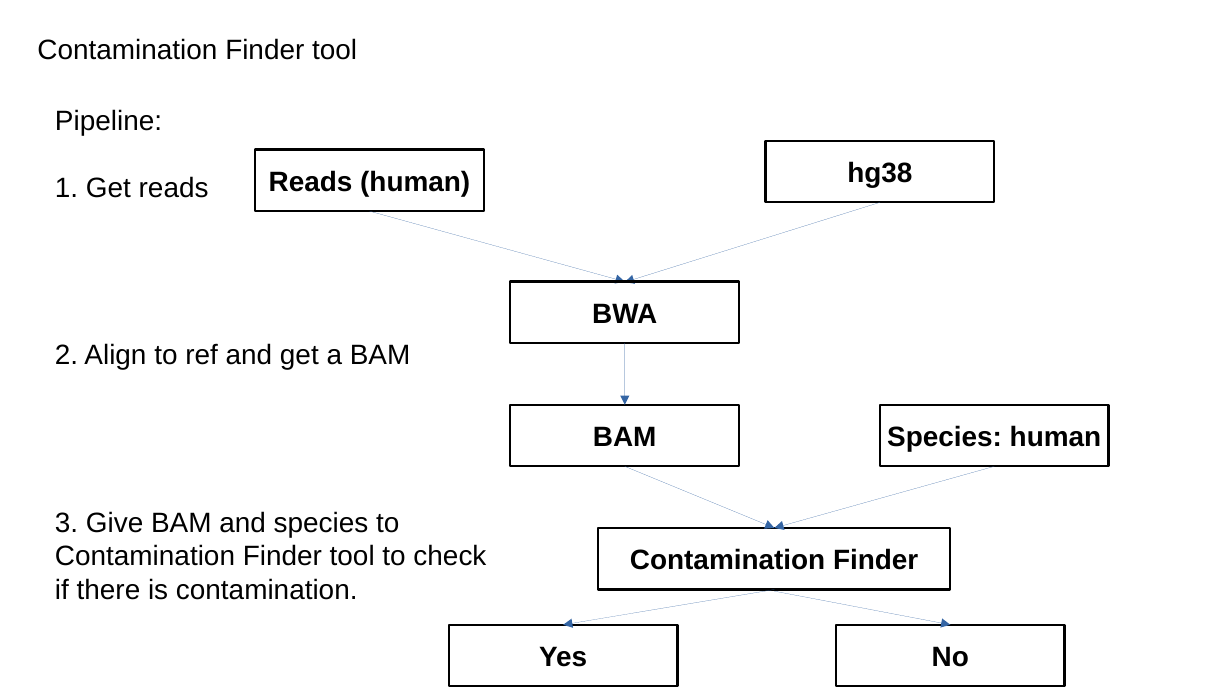
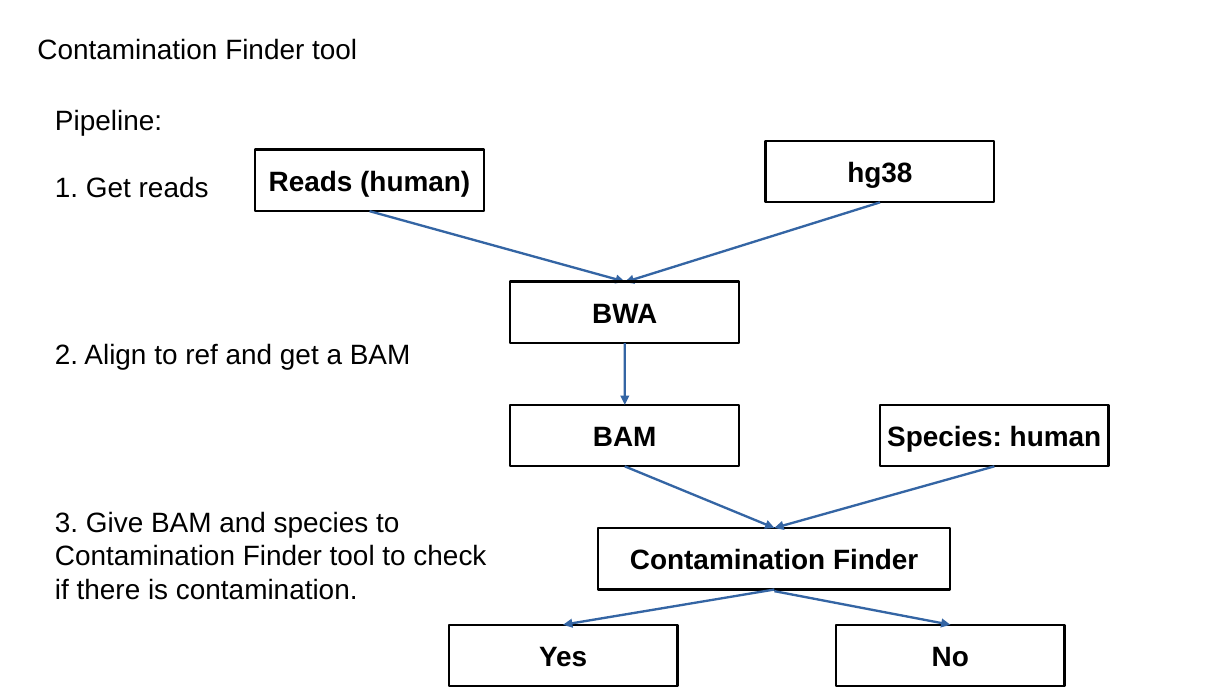
Before and after one commit to leoisl/mocking_grp_meeting, a slide deck: slide 5 of slides/slides.odp (slide 4 before the commit). Drawn at 1232x693 pixels with LibreOffice and Linux fonts; fonts in the diff are those of the drawing. Boxes give left, top, right and bottom in pixels: in the first picture for what was removed or moved away, otherwise in the second. Text is boxed around its words. In the diff, an @@ line names an element or a change of style, - is before the commit and + after.

```diff
--- a/slides/slides.odp
+++ b/slides/slides.odp
@@ arrow (880, 202) - (625, 282): stroke #3465A4 0 pt to #3465A4 1.5 pt @@
@@ arrow (370, 211) - (625, 282): stroke #3465A4 0 pt to #3465A4 1.5 pt @@
@@ arrow (625, 343) - (625, 405): stroke #3465A4 0 pt to #3465A4 1.5 pt @@
@@ arrow (625, 466) - (775, 528): stroke #3465A4 0 pt to #3465A4 1.5 pt @@
@@ arrow (995, 466) - (775, 528): stroke #3465A4 0 pt to #3465A4 1.5 pt @@
@@ arrow (775, 590) - (563, 625): stroke #3465A4 0 pt to #3465A4 1.5 pt @@
@@ arrow (775, 591) - (950, 625): stroke #3465A4 0 pt to #3465A4 1.5 pt @@
```
Also in this commit, not shown: 6 other slides changed, 13 slides added, 2 slides removed, 8 other files.
